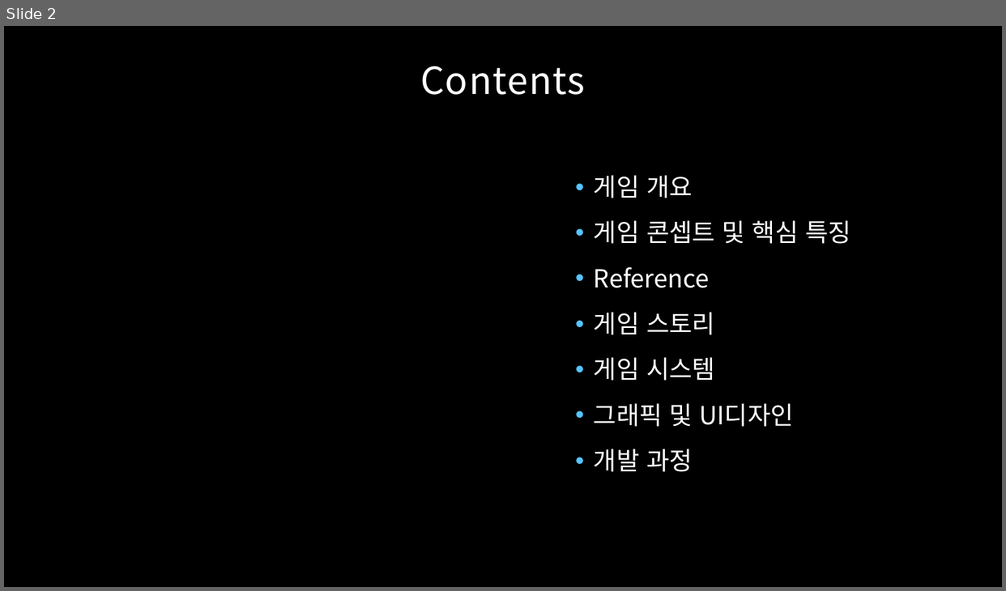
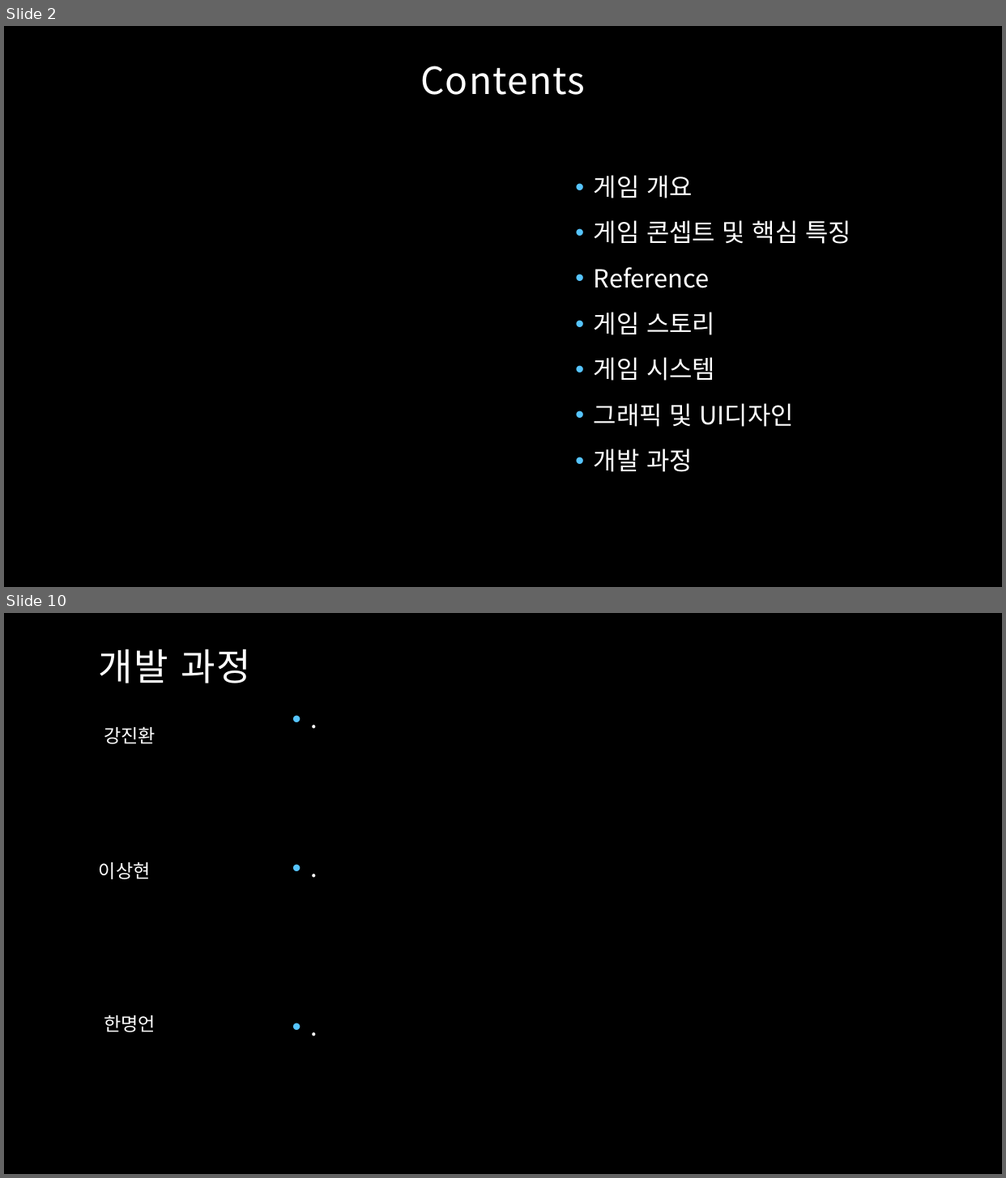
Before and after one commit to SoljikNim/MBC_DownThere, a slide deck: The Deep.pptx. Shown one above the other, each under a label of ours: slide 2 before the commit, slides 2 and 10 after it; the slides between them are not shown. The pictures are 1006x591 and 1006x1178 pixels, drawn with LibreOffice and Linux fonts; fonts in the diff are those of the drawing; background and template pictures are left out. Boxes give left, top, right and bottom in pixels: in the first picture for what was removed or moved away, otherwise in the second. Text is boxed around its words. In the diff, an @@ line names an element or a change of style, - is before the commit and + after.

```diff
--- a/The Deep.pptx
+++ b/The Deep.pptx
@@ slide 10 added at (x1=4, y1=613, x2=1002, y2=1174), background picture (left out) @@
@@ title added at (x1=99, y1=649, x2=251, y2=683), 36 pt, text #FFFFFF @@
+개발 과정
@@ text added at (x1=285, y1=703, x2=968, y2=841), 24 pt, text #FFFFFF @@
+• .
@@ text added at (x1=104, y1=726, x2=155, y2=744), 18 pt, text #FFFFFF @@
+강진환
@@ text added at (x1=285, y1=852, x2=968, y2=990), 24 pt, text #FFFFFF @@
+• .
@@ text added at (x1=99, y1=862, x2=151, y2=879), 18 pt, text #FFFFFF @@
+이상현
@@ text added at (x1=104, y1=1016, x2=155, y2=1033), 18 pt, text #FFFFFF @@
+한명언
@@ text added at (x1=285, y1=1012, x2=968, y2=1150), 24 pt, text #FFFFFF @@
+• .
```
Also in this commit, not shown: 4 slides changed, 3 other slides added, 8 slides removed, 3 other files.
